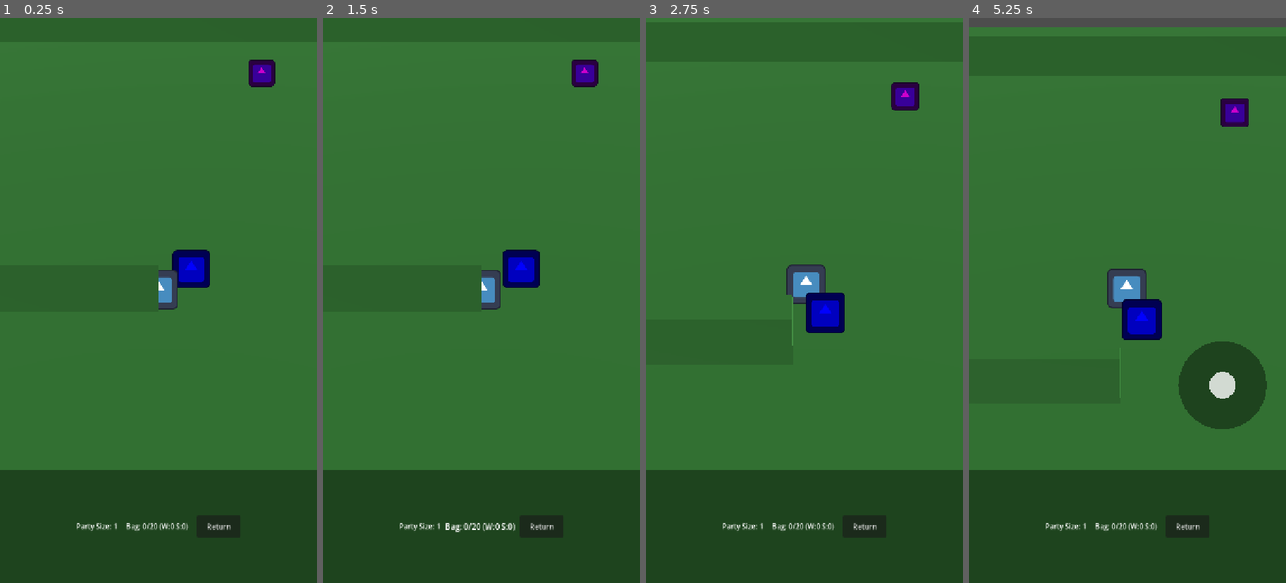
Above: before the commit, frames 1-4 (left to right).
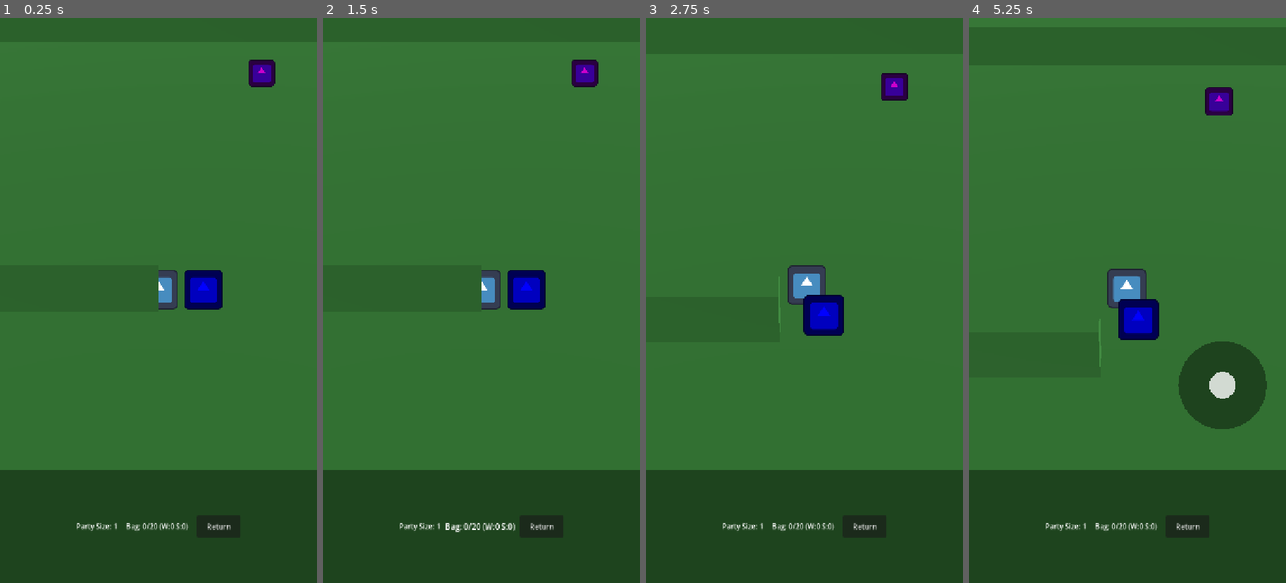
Above: after the commit, the same moments.

Repository: Usobanana/antigravity-prototype_TOH
Game: Godot game, scene res://scenes/levels/Field.tscn
Same seed, same stepped clock (60 frames per second), same inputs: the game is played once before the commit and once after it. The engine's default icon, where the game draws it, is replaced by a stand-in: a white triangle on a blue panel in a dark square.
Inputs (mouse positions are in pixels of both pictures, inside the frame that each line leads up to):
- Up to frame 1 (0.25 s): no input
- Up to frame 2 (1.5 s): click "Return" at 0.5 s; click "Go Field" at 1.25 s
- Up to frame 3 (2.75 s): tap Enter at 2 s; drag from (804, 300) to (836, 176) at 2.02 s
- Up to frame 4 (5.25 s): drag from (1064, 328) to (1111, 413) at 2.77 s; move the mouse to (1159, 176) at 3.52 s; click (1159, 176) at 3.67 s; tap Space at 4.25 s; drag from (1111, 413) to (1032, 215) at 4.27 s; move the mouse to (1222, 385) at 5.02 s; click (1222, 385) at 5.17 s

The runs differ from the first frame. In frame 1, 1.3% of the frame differs, in the area x 54-71%, y 41-52%; in frame 2, 1.2%; in frame 3, 1.3%; in frame 4, 2.8%, in the area x 0-100%, y 0-68%.

Commit message:
Fix invisible wall by adjusting InnerWall collision shape size

Diff:
--- a/antigravity-prototype-toh/scenes/levels/Field.tscn
+++ b/antigravity-prototype-toh/scenes/levels/Field.tscn
@@ -19,6 +19,9 @@
 
 [sub_resource type="BoxShape3D" id="BoxShape3D_wall"]
 size = Vector3(40, 2, 1)
+
+[sub_resource type="BoxShape3D" id="BoxShape3D_inner_wall"]
+size = Vector3(20, 2, 1)
 
 [node name="Field" type="Node3D"]
 script = ExtResource("10_field")
@@ -82,7 +85,7 @@
 transform = Transform3D(1, 0, 0, 0, 1, 0, 0, 0, 1, -10, 1, 0)
 
 [node name="CollisionShape3D" type="CollisionShape3D" parent="NavigationRegion3D/InnerWall1"]
-shape = SubResource("BoxShape3D_wall")
+shape = SubResource("BoxShape3D_inner_wall")
 
 [node name="CSGBox3D" type="CSGBox3D" parent="NavigationRegion3D/InnerWall1"]
 size = Vector3(20, 2, 1)
@@ -92,7 +95,7 @@
 transform = Transform3D(-4.37114e-08, 0, -1, 0, 1, 0, 1, 0, -4.37114e-08, 10, 1, -10)
 
 [node name="CollisionShape3D" type="CollisionShape3D" parent="NavigationRegion3D/InnerWall2"]
-shape = SubResource("BoxShape3D_wall")
+shape = SubResource("BoxShape3D_inner_wall")
 
 [node name="CSGBox3D" type="CSGBox3D" parent="NavigationRegion3D/InnerWall2"]
 size = Vector3(20, 2, 1)
